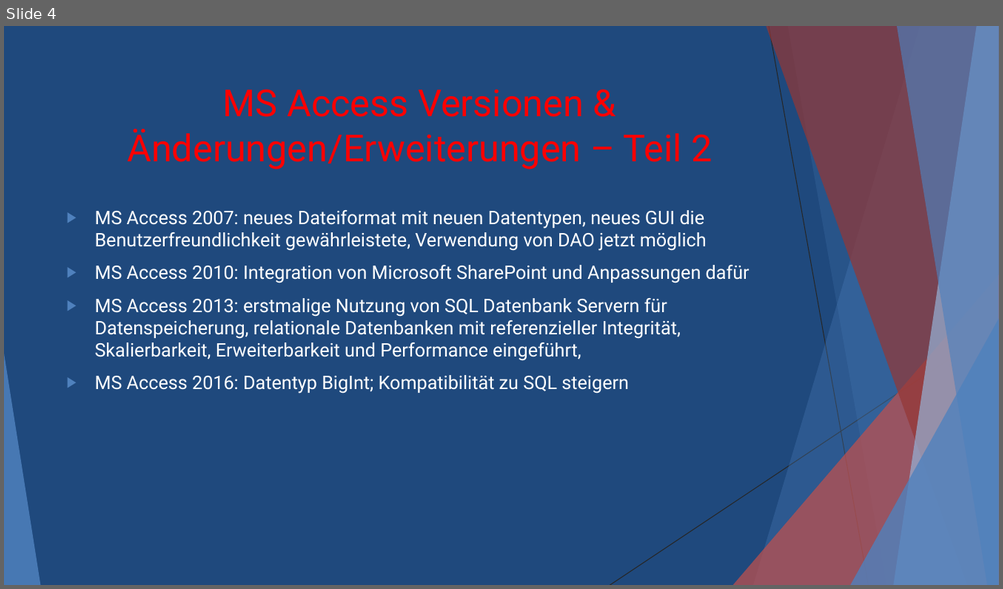
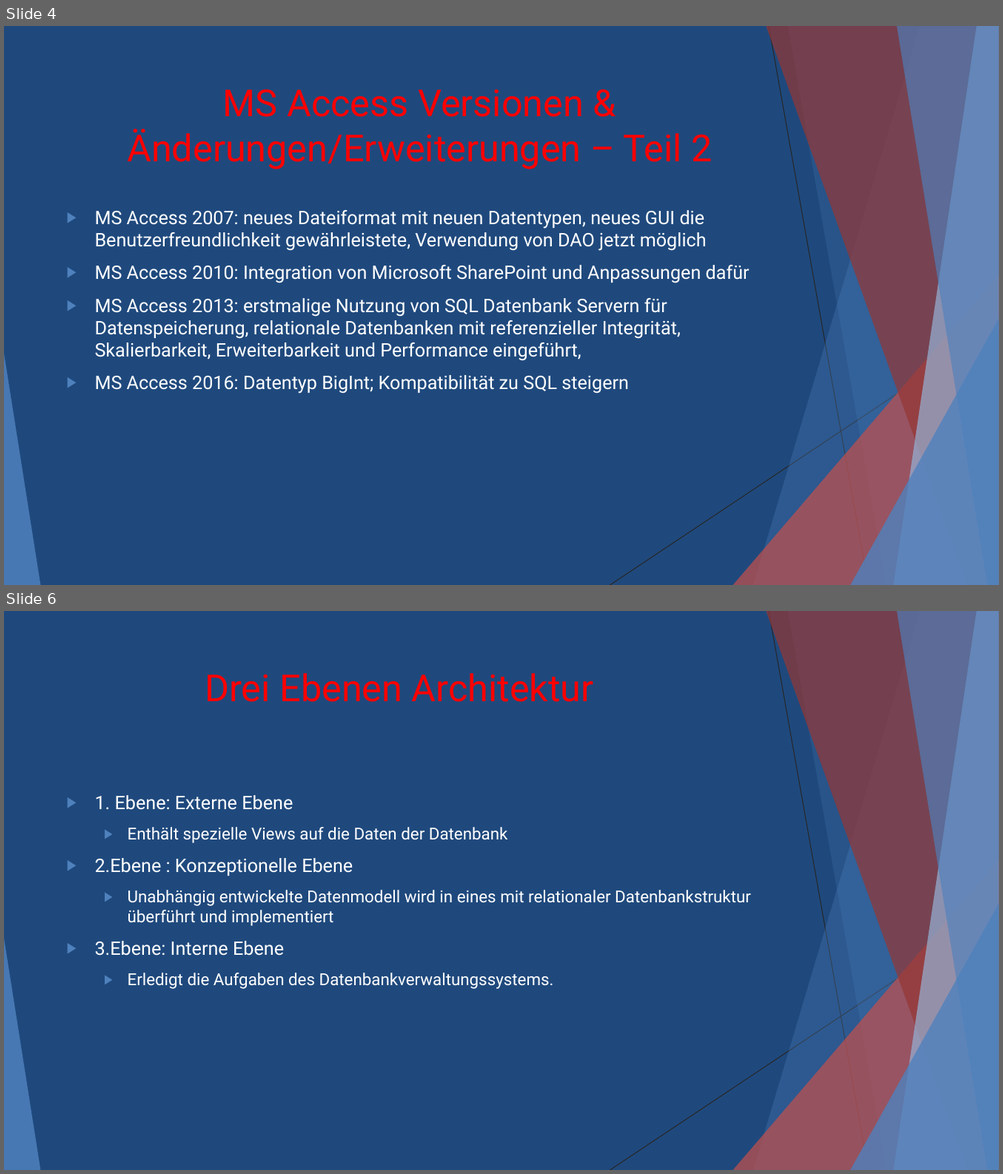
Before and after one commit to Grubchri/DBI, a slide deck: Microsoft Access.pptx. Shown one above the other, each under a label of ours: slide 4 before the commit, slides 4 and 6 after it; the slides between them are not shown. The pictures are 1003x589 and 1003x1174 pixels, drawn with LibreOffice and Linux fonts; fonts in the diff are those of the drawing. Boxes give left, top, right and bottom in pixels: in the first picture for what was removed or moved away, otherwise in the second. Text is boxed around its words. In the diff, an @@ line names an element or a change of style, - is before the commit and + after.

```diff
--- a/Microsoft Access.pptx
+++ b/Microsoft Access.pptx
@@ slide 6 added at (4, 611, 999, 1170), background #1F497D; not listed: 10 template elements that a slide beside it also shows @@
@@ title added at (205, 673, 594, 702), 36 pt, text #FF0000 @@
+Drei Ebenen Architektur
@@ text added at (95, 795, 751, 989), 16 pt, text #FFFFFF @@
+▶ 1. Ebene: Externe Ebene
+  ▶ Enthält spezielle Views auf die Daten der Datenbank
+▶ 2.Ebene : Konzeptionelle Ebene
+  ▶ Unabhängig entwickelte Datenmodell wird in eines mit relationaler Datenbankstruktur überführt und implementiert
+▶ 3.Ebene: Interne Ebene
+  ▶ Erledigt die Aufgaben des Datenbankverwaltungssystems.
```
Also in this commit, not shown: 2 slides changed, 7 other slides added, 1 other file.
